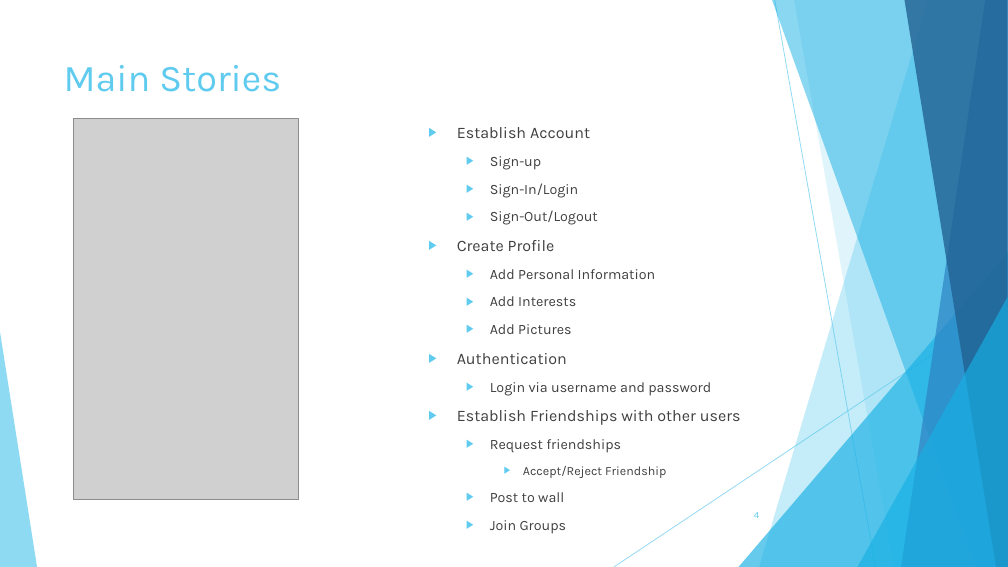
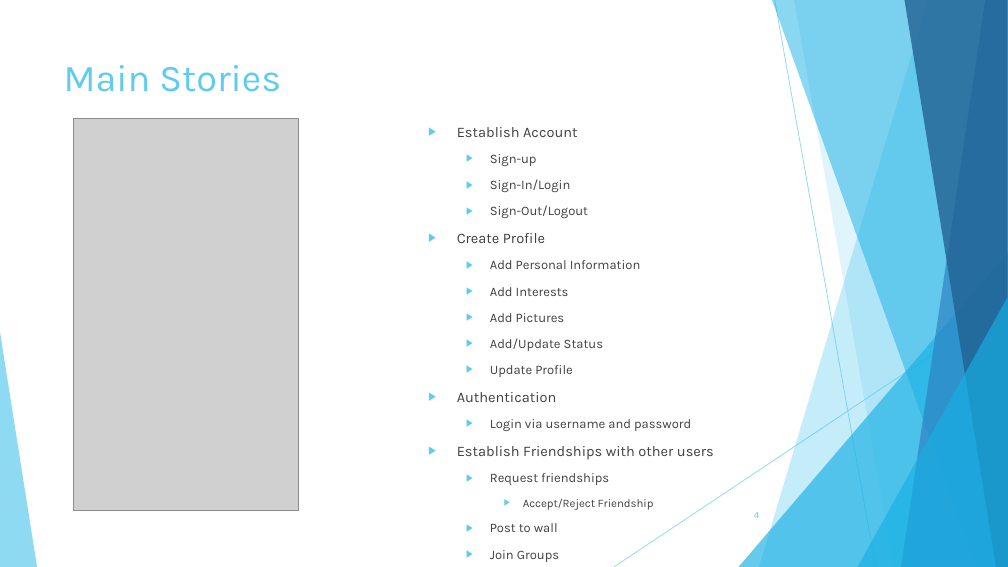
Before and after one commit to jpodier/cosc617-FinalProject-bathm-podie-quin, a slide deck: slide 4 of TowsonBook.pptx. Drawn at 1008x567 pixels with LibreOffice and Linux fonts; fonts in the diff are those of the drawing; grey boxes stand for pictures. Boxes give left, top, right and bottom in pixels: in the first picture for what was removed or moved away, otherwise in the second. Text is boxed around its words. In the diff, an @@ line names an element or a change of style, - is before the commit and + after.

```diff
--- a/TowsonBook.pptx
+++ b/TowsonBook.pptx
@@ picture resized from (x1=73, y1=119, x2=299, y2=500) to (x1=73, y1=119, x2=299, y2=510) @@
@@ text at (x1=457, y1=127, x2=714, y2=562): size 15.3 to 13.9 pt in "Establish Account", "Create Profile", "Authentication", "Establish Friendships with other users"; size 13.6 to 12.4 pt in "Sign-up", "Sign-In/Login", "Sign-Out/Logout", "Add Personal Information" and 6 more places; size 11.9 to 10.8 pt in "Accept/Reject Friendship" @@
@@ text at (x1=490, y1=338, x2=603, y2=377): paragraphs added @@
+  ▶ Add/Update Status
+  ▶ Update Profile
```
Also in this commit, not shown: 10 other slides changed, 2 slides added.
